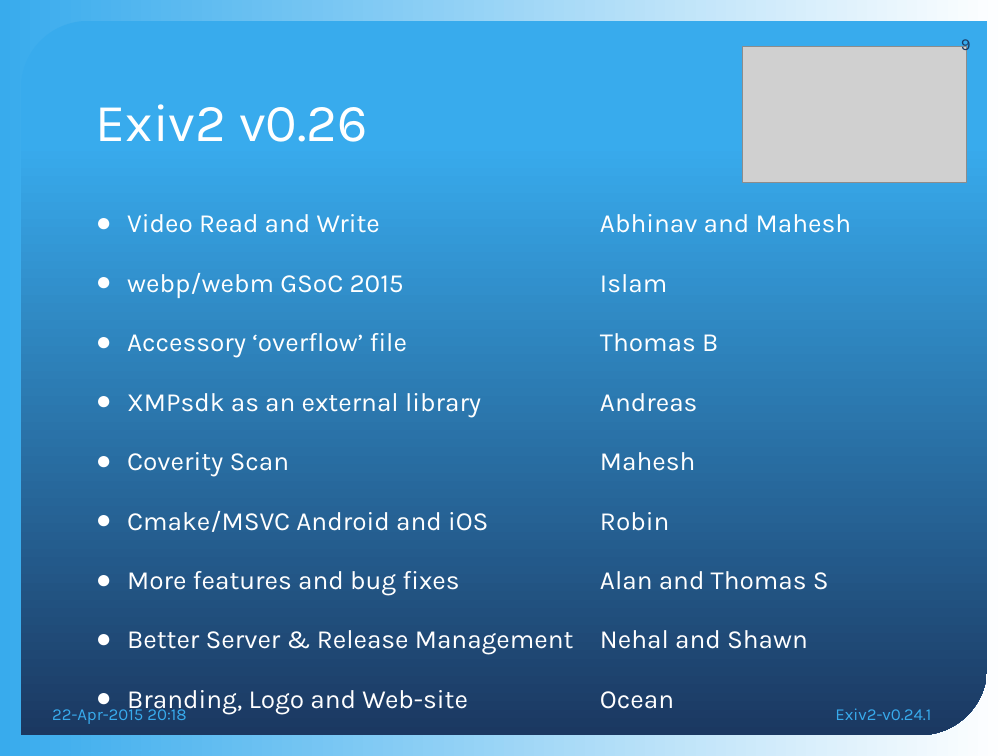
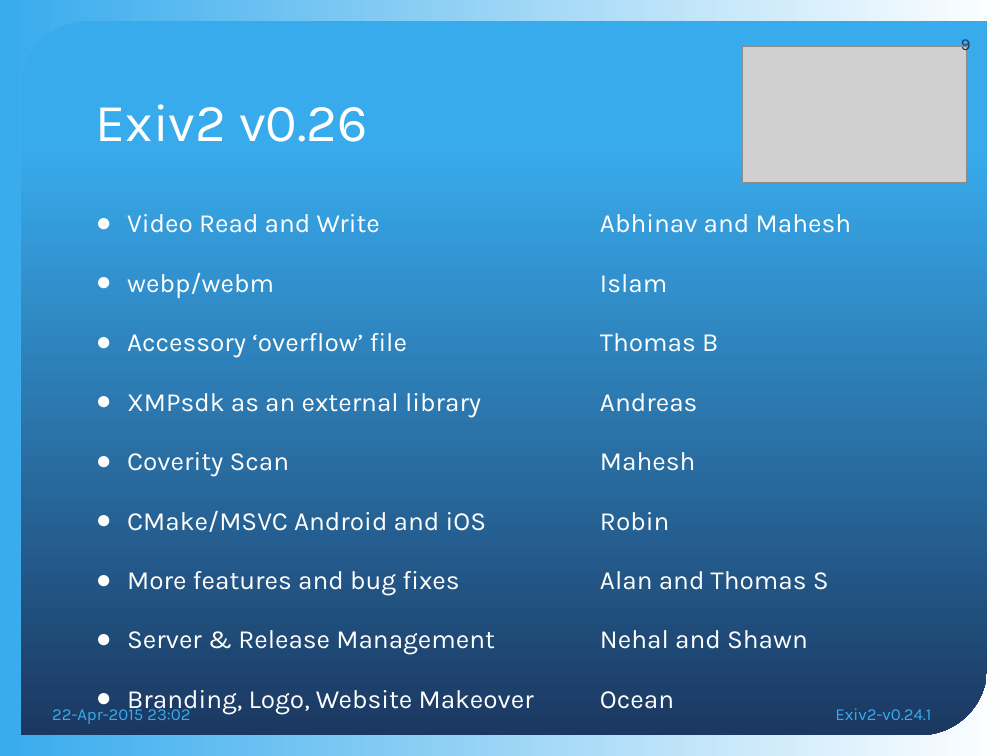
Before and after one commit to nehaljwani/team.exiv2.org, a slide deck: slide 9 of meetings/Exiv2-v0.24.1.pptx. Drawn at 1008x756 pixels with LibreOffice and Linux fonts; fonts in the diff are those of the drawing; grey boxes stand for pictures; background and template pictures are left out. Boxes give left, top, right and bottom in pixels: in the first picture for what was removed or moved away, otherwise in the second. Text is boxed around its words. In the diff, an @@ line names an element or a change of style, - is before the commit and + after.

```diff
--- a/meetings/Exiv2-v0.24.1.pptx
+++ b/meetings/Exiv2-v0.24.1.pptx
@@ text at bbox=[127, 273, 667, 298]: text changed @@
-● webp/webm GSoC 2015 Islam
+● webp/webm Islam
@@ text at bbox=[127, 511, 669, 532]: text changed @@
-● Cmake/MSVC Android and iOS Robin
+● CMake/MSVC Android and iOS Robin
@@ text at bbox=[127, 630, 808, 655]: text changed @@
-● Better Server & Release Management Nehal and Shawn
-● Branding, Logo and Web-site Ocean
+● Server & Release Management Nehal and Shawn
+● Branding, Logo, Website Makeover Ocean
@@ text at bbox=[52, 705, 190, 724]: text changed @@
-22-Apr-2015 20:18
+22-Apr-2015 23:02
```
Also in this commit, not shown: 8 other slides changed, 1 other file.
